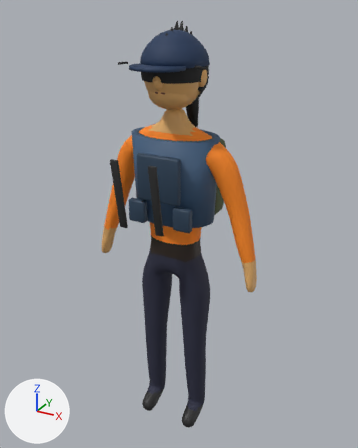
The glTF model models/personagem.glb, before and after one commit.
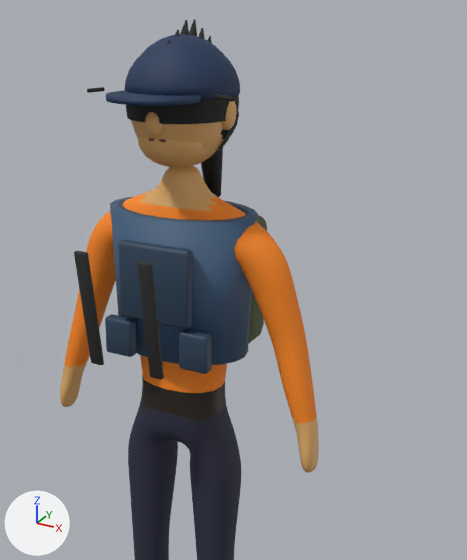
Each version appears first whole from a camera (50 mm lens) standing at (1.011, -1.805, 2.013) and looking at (0.006, 0.022, 1.099), and next in a close-up on the part from 18% to 97% of the width and 2% to 77% of the height. Every picture has the same lights, and +X, +Y and +Z are marked at lower left. The first two pictures are the older version. Vertices at exactly the same position are counted once.

Names of what the first close-up shows: 'backpack', 'body', 'hair_bandana', 'hair_cap', 'hair_long', 'head', 'vest' and 1 more.
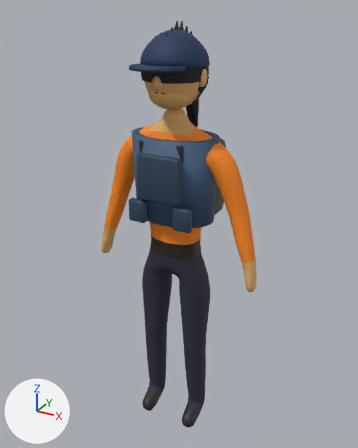
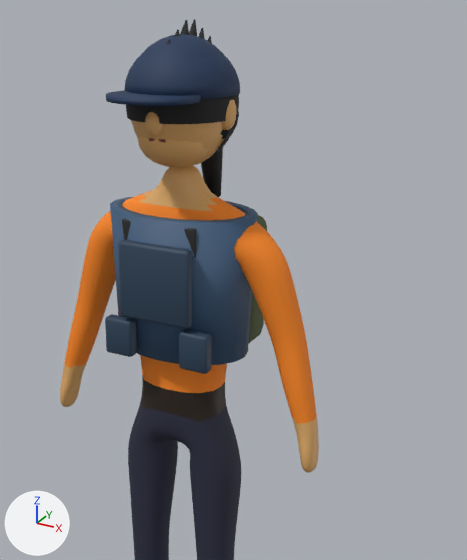
Edits to the bpy script that builds the scene:
```text
Change me_backpack:
    used by ob_backpack; location = (0.0, 0.0, 0.0)
    remove me_backpack.from_pydata(...)  # 264 vertices, 512 faces; spans x -0.15..0.15, y -0.33..0.26, z 1.12..1.48
    add me_backpack.from_pydata(...)  # 264 vertices, 512 faces; spans x -0.15..0.15, y -0.128..0.26, z 1.12..1.509
    me_backpack part 1: the loose piece of 56 vertices spanning x 0.068..0.102, y -0.33..-0.274, z 1.181..1.478 is moved by (0.0, 0.202, 0.03)
    me_backpack part 2: the loose piece of 56 vertices spanning x -0.102..-0.068, y -0.33..-0.274, z 1.181..1.478 is moved by (0.0, 0.202, 0.03)
```

Changed parts and their boxes [x1, y1, x2, y2] in the close-ups (467 x 560 px; the box of a moved part takes in the faces that stretch with it):
'backpack', reshaped (mostly hidden afterwards)
    before: [74, 215, 267, 380]
    after: [122, 215, 267, 343]
part 1 of me_backpack, moved or reshaped
    before: [137, 261, 164, 380]
    after: [184, 228, 197, 258]
part 2 of me_backpack, moved or reshaped
    before: [74, 251, 104, 365]
    after: [122, 218, 131, 240]
